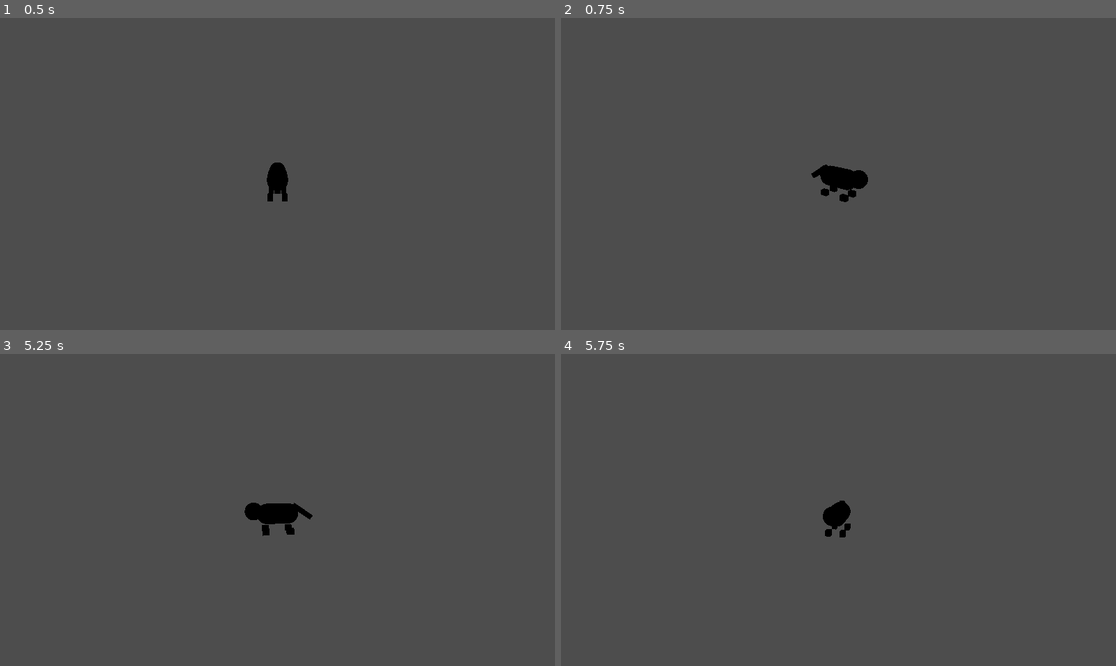
Above: before the commit, frames 1-4 (two rows, left to right).
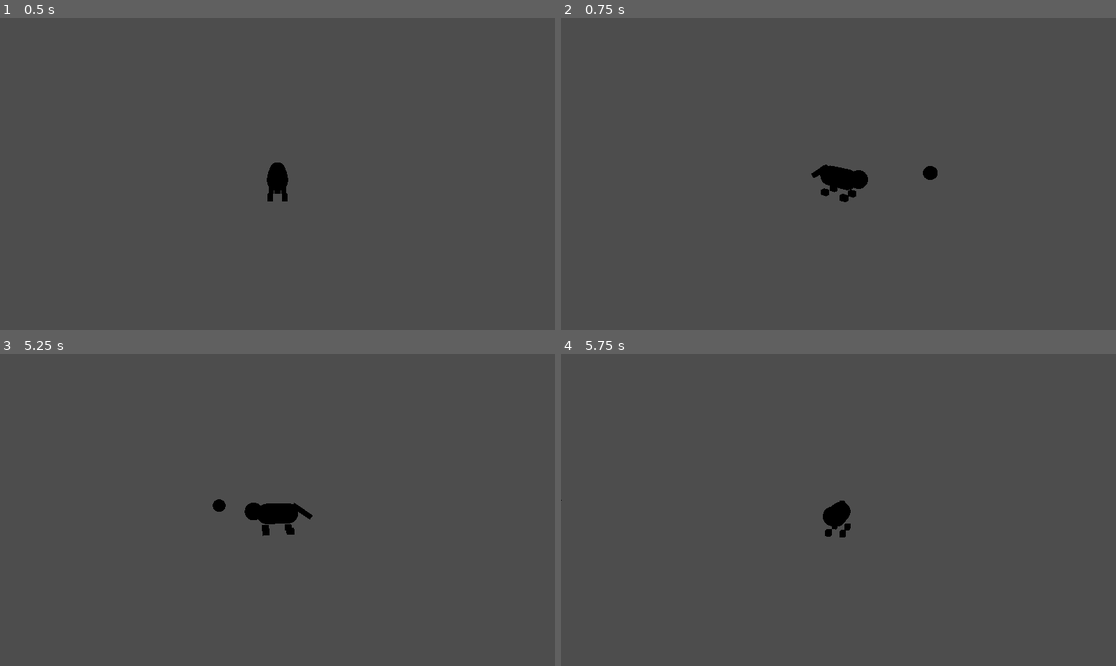
Above: after the commit, the same moments.

Repository: mlghr/nine-lives
Game: Godot game, scene res://scenes/player/player.tscn
Same seed, same stepped clock (60 frames per second), same inputs: the game is played once before the commit and once after it. The project has no main scene, so this scene is started directly.
Inputs (mouse positions are in pixels of both pictures, inside the frame that each line leads up to):
- Up to frame 1 (0.5 s): no input
- Up to frame 2 (0.75 s): tap Enter at 0.5 s; move the mouse to (960, 158) at 0.52 s; hold D (move_right) from 0.53 s (still down); tap E (ability_hairball) at 0.6 s
- Up to frame 3 (5.25 s): tap Space (jump) at 0.77, 1.52, 3.02, 3.77, 4.52, 5 s; move the mouse to (166, 525) at 1.27 s; release D (move_right) at 1.28 s; hold S (move_back) 1.28-2.03 s; tap E (ability_hairball) at 1.35, 2.3, 3.05, 3.8, 4.55, 5.1 s; move the mouse to (333, 441) at 2.02 s; hold D (move_right) 2.03-2.78 s; click (333, 441) at 2.1 s; move the mouse to (249, 572) at 2.77 s; hold W (move_forward) 2.78-3.53 s; tap Shift (dodge) at 2.85 s; move the mouse to (444, 556) at 3.52 s; hold A (move_left) 3.53-5.03 s; tap Q (hiss) at 3.6 s; move the mouse to (111, 463) at 4.27 s; right-click (111, 463) at 4.35 s; move the mouse to (305, 510) at 5.02 s; hold S (move_back) from 5.03 s (still down)
- Up to frame 4 (5.75 s): keep holding S (move_back)

Frame 1 is identical in both runs. In frame 2, less than 0.1% of the frame differs, in the area x 65-68%, y 47-52%; in frame 3, less than 0.1%; in frame 4, less than 0.1%.

Commit message:
Add hairball ability and HUD

Diff:
--- /dev/null
+++ b/resources/abilities/hairball_data.tres
@@ -0,0 +1,13 @@
+[gd_resource type="Resource" script_class="HairballData" load_steps=2 format=3]
+
+[ext_resource type="Script" path="res://scripts/abilities/hairball_data.gd" id="1_hairball_data"]
+
+[resource]
+script = ExtResource("1_hairball_data")
+cooldown = 2.5
+speed = 7.0
+lifetime = 1.6
+damage = 1
+stagger = 1.2
+knockback_force = 1.5
+radius = 0.08
--- /dev/null
+++ b/scenes/abilities/hairball_projectile.tscn
@@ -0,0 +1,26 @@
+[gd_scene load_steps=6 format=3]
+
+[ext_resource type="Script" path="res://scripts/abilities/hairball_projectile.gd" id="1_projectile"]
+[ext_resource type="Resource" path="res://resources/abilities/hairball_data.tres" id="2_data"]
+
+[sub_resource type="SphereShape3D" id="1_shape"]
+radius = 0.08
+
+[sub_resource type="StandardMaterial3D" id="2_material"]
+albedo_color = Color(0.65, 0.9, 0.45, 1)
+roughness = 0.9
+
+[sub_resource type="SphereMesh" id="3_mesh"]
+radius = 0.08
+height = 0.16
+material = SubResource("2_material")
+
+[node name="HairballProjectile" type="Area3D"]
+script = ExtResource("1_projectile")
+data = ExtResource("2_data")
+
+[node name="CollisionShape3D" type="CollisionShape3D" parent="."]
+shape = SubResource("1_shape")
+
+[node name="ProjectileProxy" type="MeshInstance3D" parent="."]
+mesh = SubResource("3_mesh")
--- a/scenes/player/player.tscn
+++ b/scenes/player/player.tscn
@@ -7,6 +7,8 @@
 [ext_resource type="Script" path="res://scripts/components/hurtbox_area.gd" id="5_hurtbox"]
 [ext_resource type="Script" path="res://scripts/components/health_component.gd" id="6_health"]
 [ext_resource type="Resource" path="res://resources/player/player_health.tres" id="7_health_stats"]
+[ext_resource type="PackedScene" path="res://scenes/abilities/hairball_projectile.tscn" id="8_hairball_projectile"]
+[ext_resource type="Resource" path="res://resources/abilities/hairball_data.tres" id="9_hairball_data"]
 
 [sub_resource type="CapsuleShape3D" id="1_body_collision"]
 radius = 0.13
@@ -280,6 +282,9 @@
 claw_right_hitbox_path = NodePath("CombatRoot/ClawHitbox_R")
 pounce_hitbox_path = NodePath("CombatRoot/PounceHitbox")
 hiss_parry_area_path = NodePath("CombatRoot/HissParryArea")
+hairball_spawn_path = NodePath("HairballSpawn")
+hairball_projectile_scene = ExtResource("8_hairball_projectile")
+hairball_data = ExtResource("9_hairball_data")
 
 [node name="BodyCollision" type="CollisionShape3D" parent="."]
 transform = Transform3D(1, 0, 0, 0, 1, 0, 0, 0, 1, 0, 0.17, 0)
--- /dev/null
+++ b/scenes/ui/hud.tscn
@@ -0,0 +1,50 @@
+[gd_scene load_steps=2 format=3]
+
+[ext_resource type="Script" path="res://scripts/ui/hud.gd" id="1_hud"]
+
+[node name="HUD" type="Control"]
+layout_mode = 3
+anchors_preset = 15
+anchor_right = 1.0
+anchor_bottom = 1.0
+grow_horizontal = 2
+grow_vertical = 2
+script = ExtResource("1_hud")
+
+[node name="MarginContainer" type="MarginContainer" parent="."]
+layout_mode = 1
+anchors_preset = 10
+anchor_right = 1.0
+offset_left = 16.0
+offset_top = 16.0
+offset_right = -16.0
+offset_bottom = 96.0
+grow_horizontal = 2
+
+[node name="VBoxContainer" type="VBoxContainer" parent="MarginContainer"]
+layout_mode = 2
+
+[node name="LivesRow" type="HBoxContainer" parent="MarginContainer/VBoxContainer"]
+layout_mode = 2
+
+[node name="LivesLabel" type="Label" parent="MarginContainer/VBoxContainer/LivesRow"]
+layout_mode = 2
+text = "Lives"
+
+[node name="LivesValue" type="Label" parent="MarginContainer/VBoxContainer/LivesRow"]
+layout_mode = 2
+text = "9 / 9"
+
+[node name="HairballRow" type="HBoxContainer" parent="MarginContainer/VBoxContainer"]
+layout_mode = 2
+
+[node name="HairballLabel" type="Label" parent="MarginContainer/VBoxContainer/HairballRow"]
+layout_mode = 2
+text = "Hairball"
+
+[node name="HairballCooldown" type="ProgressBar" parent="MarginContainer/VBoxContainer/HairballRow"]
+custom_minimum_size = Vector2(160, 16)
+layout_mode = 2
+max_value = 2.5
+value = 2.5
+show_percentage = false
--- /dev/null
+++ b/scripts/abilities/hairball_data.gd
@@ -0,0 +1,10 @@
+class_name HairballData
+extends Resource
+
+@export var cooldown: float = 2.5
+@export var speed: float = 7.0
+@export var lifetime: float = 1.6
+@export var damage: int = 1
+@export var stagger: float = 1.2
+@export var knockback_force: float = 1.5
+@export var radius: float = 0.08
--- /dev/null
+++ b/scripts/abilities/hairball_projectile.gd
@@ -0,0 +1,65 @@
+class_name HairballProjectile
+extends Area3D
+
+@export var data: HairballData
+
+var source: Node
+var direction: Vector3 = Vector3.FORWARD
+
+var _lifetime_remaining: float = 0.0
+
+
+func _ready() -> void:
+	area_entered.connect(_on_area_entered)
+	if data != null:
+		_lifetime_remaining = data.lifetime
+		_apply_data_to_shape()
+
+
+func configure(projectile_data: HairballData, projectile_source: Node, travel_direction: Vector3) -> void:
+	data = projectile_data
+	source = projectile_source
+	direction = travel_direction.normalized()
+	if direction.length_squared() == 0.0:
+		direction = Vector3.FORWARD
+
+	_lifetime_remaining = data.lifetime if data != null else 0.0
+	_apply_data_to_shape()
+
+
+func _physics_process(delta: float) -> void:
+	if data == null:
+		queue_free()
+		return
+
+	global_position += direction * data.speed * delta
+	_lifetime_remaining -= delta
+	if _lifetime_remaining <= 0.0:
+		queue_free()
+
+
+func _on_area_entered(area: Area3D) -> void:
+	if data == null:
+		return
+
+	if source != null and area.owner == source:
+		return
+
+	if area.has_method("receive_hit"):
+		area.receive_hit({
+			"source": source,
+			"damage": data.damage,
+			"stagger": data.stagger,
+			"knockback_force": data.knockback_force,
+			"hit_type": &"hairball",
+			"direction": direction,
+		})
+		queue_free()
+
+
+func _apply_data_to_shape() -> void:
+	var shape_node := get_node_or_null("CollisionShape3D") as CollisionShape3D
+	if data == null or shape_node == null or not shape_node.shape is SphereShape3D:
+		return
+
+	(shape_node.shape as SphereShape3D).radius = data.radius
--- a/scripts/player/player.gd
+++ b/scripts/player/player.gd
@@ -1,4 +1,6 @@
 extends CharacterBody3D
+
+signal hairball_cooldown_changed(remaining: float, cooldown: float)
 
 @export var stats: PlayerStats
 @export_node_path("Node3D") var model_root_path: NodePath = ^"ModelRoot"
@@ -9,6 +11,9 @@
 @export_node_path("HitboxArea") var claw_right_hitbox_path: NodePath = ^"CombatRoot/ClawHitbox_R"
 @export_node_path("HitboxArea") var pounce_hitbox_path: NodePath = ^"CombatRoot/PounceHitbox"
 @export_node_path("HitboxArea") var hiss_parry_area_path: NodePath = ^"CombatRoot/HissParryArea"
+@export_node_path("Marker3D") var hairball_spawn_path: NodePath = ^"HairballSpawn"
+@export var hairball_projectile_scene: PackedScene
+@export var hairball_data: HairballData
 
 @onready var model_root: Node3D = get_node_or_null(model_root_path)
 @onready var camera_rig: Node3D = get_node_or_null(camera_rig_path)
@@ -18,6 +23,7 @@
 @onready var claw_right_hitbox: HitboxArea = get_node_or_null(claw_right_hitbox_path)
 @onready var pounce_hitbox: HitboxArea = get_node_or_null(pounce_hitbox_path)
 @onready var hiss_parry_area: HitboxArea = get_node_or_null(hiss_parry_area_path)
+@onready var hairball_spawn: Marker3D = get_node_or_null(hairball_spawn_path)
 
 @export var parry_active: bool = false
 
@@ -26,6 +32,7 @@
 var _combo_reset_timer: float = 0.0
 var _combat_state: StringName = &"idle"
 var _dodge_direction: Vector3 = Vector3.ZERO
+var _hairball_cooldown_remaining: float = 0.0
 
 
 func _ready() -> void:
@@ -43,6 +50,7 @@
 	var movement_input := Input.get_vector("move_left", "move_right", "move_forward", "move_back")
 	var move_direction := _camera_relative_direction(movement_input)
 	_update_combo_reset(delta)
+	_update_hairball_cooldown(delta)
 	_handle_combat_input(move_direction)
 
 	var target_velocity := move_direction * _target_speed(movement_input.length())
@@ -133,6 +141,8 @@
 		_start_pounce(move_direction)
 	elif Input.is_action_just_pressed("attack_claw"):
 		_start_claw()
+	elif Input.is_action_just_pressed("ability_hairball"):
+		_try_cast_hairball()
 
 
 func _start_claw() -> void:
@@ -245,3 +255,36 @@
 	for hitbox in [claw_left_hitbox, claw_right_hitbox, pounce_hitbox, hiss_parry_area]:
 		if hitbox != null:
 			hitbox.enabled = false
+
+
+func _try_cast_hairball() -> void:
+	if hairball_projectile_scene == null or hairball_data == null or hairball_spawn == null:
+		push_warning("Hairball cast requested without projectile scene, data, or spawn marker.")
+		return
+
+	if _hairball_cooldown_remaining > 0.0:
+		return
+
+	var projectile := hairball_projectile_scene.instantiate() as HairballProjectile
+	if projectile == null:
+		push_warning("Hairball projectile scene does not instantiate a HairballProjectile.")
+		return
+
+	var parent := get_tree().current_scene
+	if parent == null:
+		parent = get_parent()
+
+	parent.add_child(projectile)
+	projectile.global_transform = hairball_spawn.global_transform
+	projectile.configure(hairball_data, self, _current_facing_direction())
+
+	_hairball_cooldown_remaining = hairball_data.cooldown
+	hairball_cooldown_changed.emit(_hairball_cooldown_remaining, hairball_data.cooldown)
+
+
+func _update_hairball_cooldown(delta: float) -> void:
+	if hairball_data == null or _hairball_cooldown_remaining <= 0.0:
+		return
+
+	_hairball_cooldown_remaining = maxf(_hairball_cooldown_remaining - delta, 0.0)
+	hairball_cooldown_changed.emit(_hairball_cooldown_remaining, hairball_data.cooldown)
--- /dev/null
+++ b/scripts/ui/hud.gd
@@ -0,0 +1,28 @@
+extends Control
+
+@export_node_path("Label") var lives_value_path: NodePath = ^"MarginContainer/VBoxContainer/LivesRow/LivesValue"
+@export_node_path("ProgressBar") var hairball_cooldown_path: NodePath = ^"MarginContainer/VBoxContainer/HairballRow/HairballCooldown"
+
+@onready var lives_value: Label = get_node_or_null(lives_value_path)
+@onready var hairball_cooldown: ProgressBar = get_node_or_null(hairball_cooldown_path)
+
+
+func _ready() -> void:
+	set_lives(9, 9)
+	set_hairball_cooldown(0.0, 1.0)
+
+
+func set_lives(current_lives: int, max_lives: int) -> void:
+	if lives_value == null:
+		return
+
+	lives_value.text = "%d / %d" % [current_lives, max_lives]
+
+
+func set_hairball_cooldown(remaining: float, cooldown: float) -> void:
+	if hairball_cooldown == null:
+		return
+
+	var max_cooldown := maxf(cooldown, 0.001)
+	hairball_cooldown.max_value = max_cooldown
+	hairball_cooldown.value = max_cooldown - clampf(remaining, 0.0, max_cooldown)
Not shown: 1 places in scenes/player/player.tscn that only renumber resources
